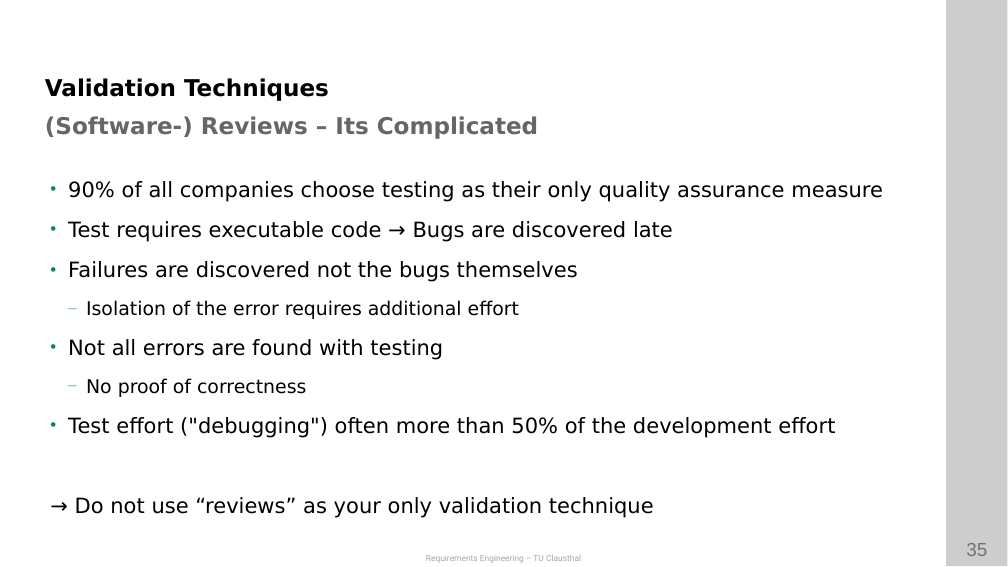
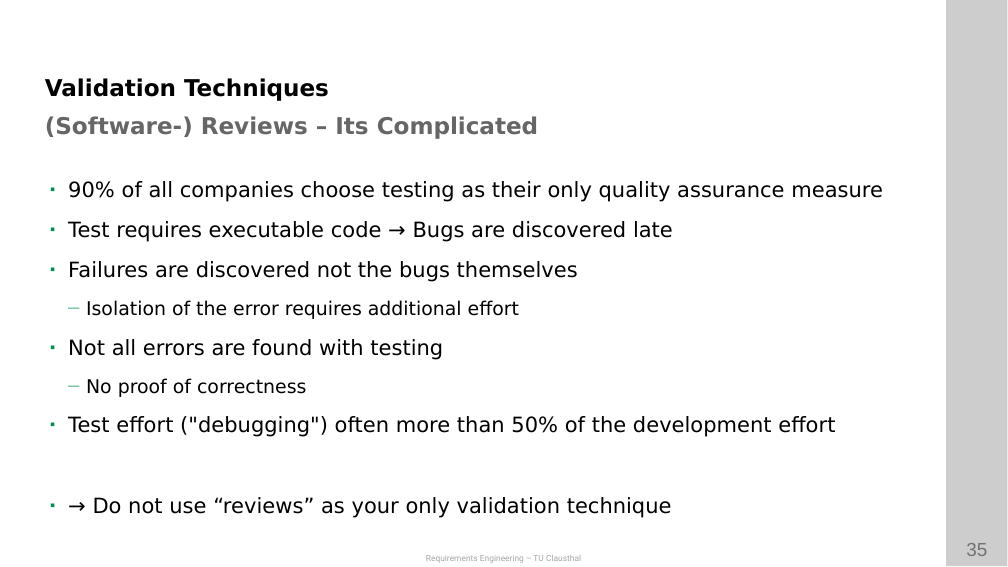
Before and after one commit to ETCE-LAB/teaching-material, a slide deck: slide 35 of Requirements-Engineering/RE-L10-Validation.pptx. Drawn at 1008x567 pixels with LibreOffice and Linux fonts; fonts in the diff are those of the drawing; background and template pictures are left out. Boxes give left, top, right and bottom in pixels: in the first picture for what was removed or moved away, otherwise in the second. Text is boxed around its words. In the diff, an @@ line names an element or a change of style, - is before the commit and + after.

```diff
--- a/Requirements-Engineering/RE-L10-Validation.pptx
+++ b/Requirements-Engineering/RE-L10-Validation.pptx
@@ text "90% of all companies choose ..." at (68,181,883,518): bullet • to ◾; bullet none to ◾ @@
```
Also in this commit, not shown: 32 other slides changed, 1 other file.
